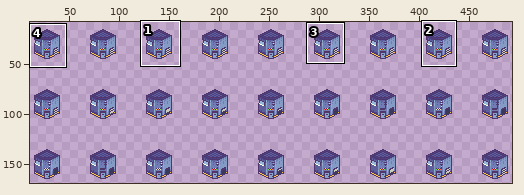
One commit to this sprite sheet: Assets/Textures/Game Pieces/Industrial_1x1_L1.png. The first picture is a wide view before the edit; the outline marks the close-up.
Close-up. As it was:
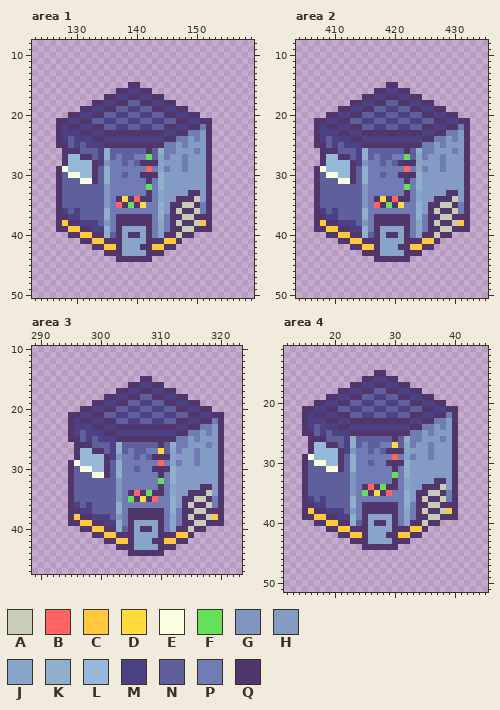
The file is 504x180 pixels. Colours within 5 levels of each other are drawn and written as one. Shown: area 1: x 123..159, y 8..50; area 2: x 404..435, y 8..50; area 3: x 289..323, y 10..47; area 4: x 12..45, y 11..51. The wide view leaves out empty margins. The commit also changed other parts of the picture, which this record leaves out.
Palette (. is transparent): A #c9ccb6  B #ff6363  C #ffc83d  D #ffdb3d  E #fbffe2  F #65e05a  G #8095c0  H #849bc5  J #89a4c9  K #8fafcc  L #96b9d9  M #4c4184  N #5f5f9b  P #717cb4  Q #51366b
Pixels before, area 1, first column x 127:
15 ............QQ............
16 ..........QQMMQQ..........
17 ........QQMMQQMMQQ........
18 ......QQMMQQNNQQMMQQ......
19 ....QQMMQQNNMMNNQQMMQQ....
20 ..QQMMQQNNMMNNMMNNQQMMQQ..
21 QQMMQQNNMMNNMMNNMMNNQQMMQQ
22 QMQQMMQQNNMMNNMMNNQQMMQQPQ
23 QMMMQQMMQQQQQQQQQQMMQQPPHQ
24 QMNMMMQQMMMMMMMMMMQQPPHPHQ
25 QQNMNMMMQQQQQQQQQQPPHPHHHQ
26 .QQQNNNMKNNNNNNQNKPPHHHPHQ
27 .QLLQQNMKNPNNPPFNJPHHPHHHQ
28 .QLLLLQMGPPNPNQQQJHHHPHHHQ
29 QELLLLQNKPPPPPPBPJPHHPHHHQ
30 QNEELLQNKPPNPPQQQKHHHHHHHQ
31 QNNNEEQNKPPPPPPQPKHHHHHHHQ
32 QNNNNNNNGPPPPPPFPKHHHHHHHQ
33 QNNNNNNNGPPPPPPQPJHHHHQQHQ
34 QNNNNNNNGPQDQBQQPJHHQQQAHQ
35 QNNNNNNNGPBQFQDPPKHQQAAQPQ
36 QMNMNNNNKPPPPPPPPKHQAQQAPQ
37 QQMMNNNNKPQQQQQQPKPQQAAQQQ
38 QCQQMMMNGPQQQQQQPJPQAQQACQ
39 QQCCQQMMKPQJJJJQPJPQQAAQQQ
40 ..QQCCQQKNQJQQJQPJQQAQQ...
41 ....QQCCQQQJJJJQQQCCQ.....
42 ......QQCCQJJJQQCCQQ......
43 ........QQQJJJJQQQ........
44 ..........QQQQQQ..........
Pixels before, area 2, first column x 407:
15 ............QQ............
16 ..........QQMMQQ..........
17 ........QQMMQQMMQQ........
18 ......QQMMQQNNQQMMQQ......
19 ....QQMMQQNNMMNNQQMMQQ....
20 ..QQMMQQNNMMNNMMNNQQMMQQ..
21 QQMMQQNNMMNNMMNNMMNNQQMMQQ
22 QMQQMMQQNNMMNNMMNNQQMMQQPQ
23 QMMMQQMMQQQQQQQQQQMMQQPPHQ
24 QMNMMMQQMMMMMMMMMMQQPPHPHQ
25 QQNMNMMMQQQQQQQQQQPPHPHHHQ
26 .QQQNNNMKNNNNNNQNKPPHHHPHQ
27 .QLLQQNMKNPNNPPFNJPHHPHHHQ
28 .QLLLLQMGPPNPNQQQJHHHPHHHQ
29 QELLLLQNKPPPPPPBPJPHHPHHHQ
30 QNEELLQNKPPNPPQQQKHHHHHHHQ
31 QNNNEEQNKPPPPPPQPKHHHHHHHQ
32 QNNNNNNNGPPPPPPFPKHHHHHHHQ
33 QNNNNNNNGPPPPPPQPJHHHHQQHQ
34 QNNNNNNNGPQDQBQQPJHHQQQAHQ
35 QNNNNNNNGPBQFQDPPKHQQAAQPQ
36 QMNMNNNNKPPPPPPPPKHQAQQAPQ
37 QQMMNNNNKPQQQQQQPKPQQAAQQQ
38 QCQQMMMNGPQQQQQQPJPQAQQACQ
39 QQCCQQMMKPQJJJJQPJPQQAAQQQ
40 ..QQCCQQKNQJQQJQPJQQAQQ...
41 ....QQCCQQQJJJJQQQCCQ.....
42 ......QQCCQJJJQQCCQQ......
43 ........QQQJJJJQQQ........
44 ..........QQQQQQ..........
Pixels before, area 3, first column x 295:
15 ............QQ............
16 ..........QQMMQQ..........
17 ........QQMMQQMMQQ........
18 ......QQMMQQNNQQMMQQ......
19 ....QQMMQQNNMMNNQQMMQQ....
20 ..QQMMQQNNMMNNMMNNQQMMQQ..
21 QQMMQQNNMMNNMMNNMMNNQQMMQQ
22 QMQQMMQQNNMMNNMMNNQQMMQQPQ
23 QMMMQQMMQQQQQQQQQQMMQQPPHQ
24 QMNMMMQQMMMMMMMMMMQQPPHPHQ
25 QQNMNMMMQQQQQQQQQQPPHPHHHQ
26 .QQQNNNMKNNNNNNQNKPPHHHPHQ
27 .QLLQQNMKNPNNPPDNJPHHPHHHQ
28 .QLLLLQMGPPNPNQQQJHHHPHHHQ
29 QELLLLQNKPPPPPPBPJPHHPHHHQ
30 QNEELLQNKPPNPPQQQKHHHHHHHQ
31 QNNNEEQNKPPPPPPQPKHHHHHHHQ
32 QNNNNNNNGPPPPPPFPKHHHHHHHQ
33 QNNNNNNNGPPPPPPQPJHHHHQQHQ
34 QNNNNNNNGPQBQFQQPJHHQQQAHQ
35 QNNNNNNNGPFQDQBPPKHQQAAQPQ
36 QMNMNNNNKPPPPPPPPKHQAQQAPQ
37 QQMMNNNNKPQQQQQQPKPQQAAQQQ
38 QCQQMMMNGPQQQQQQPJPQAQQACQ
39 QQCCQQMMKPQJJJJQPJPQQAAQQQ
40 ..QQCCQQKNQJQQJQPJQQAQQ...
41 ....QQCCQQQJJJJQQQCCQ.....
42 ......QQCCQJJJQQCCQQ......
43 ........QQQJJJJQQQ........
44 ..........QQQQQQ..........
Pixels before, area 4, first column x 15:
15 ............QQ............
16 ..........QQMMQQ..........
17 ........QQMMQQMMQQ........
18 ......QQMMQQNNQQMMQQ......
19 ....QQMMQQNNMMNNQQMMQQ....
20 ..QQMMQQNNMMNNMMNNQQMMQQ..
21 QQMMQQNNMMNNMMNNMMNNQQMMQQ
22 QMQQMMQQNNMMNNMMNNQQMMQQPQ
23 QMMMQQMMQQQQQQQQQQMMQQPPHQ
24 QMNMMMQQMMMMMMMMMMQQPPHPHQ
25 QQNMNMMMQQQQQQQQQQPPHPHHHQ
26 .QQQNNNMKNNNNNNQNKPPHHHPHQ
27 .QLLQQNMKNPNNPPDNJPHHPHHHQ
28 .QLLLLQMGPPNPNQQQJHHHPHHHQ
29 QELLLLQNKPPPPPPBPJPHHPHHHQ
30 QNEELLQNKPPNPPQQQKHHHHHHHQ
31 QNNNEEQNKPPPPPPQPKHHHHHHHQ
32 QNNNNNNNGPPPPPPFPKHHHHHHHQ
33 QNNNNNNNGPPPPPPQPJHHHHQQHQ
34 QNNNNNNNGPQBQFQQPJHHQQQAHQ
35 QNNNNNNNGPFQDQBPPKHQQAAQPQ
36 QMNMNNNNKPPPPPPPPKHQAQQAPQ
37 QQMMNNNNKPQQQQQQPKPQQAAQQQ
38 QCQQMMMNGPQQQQQQPJPQAQQACQ
39 QQCCQQMMKPQJJJJQPJPQQAAQQQ
40 ..QQCCQQKNQJQQJQPJQQAQQ...
41 ....QQCCQQQJJJJQQQCCQ.....
42 ......QQCCQJJJQQCCQQ......
43 ........QQQJJJJQQQ........
44 ..........QQQQQQ..........
After:
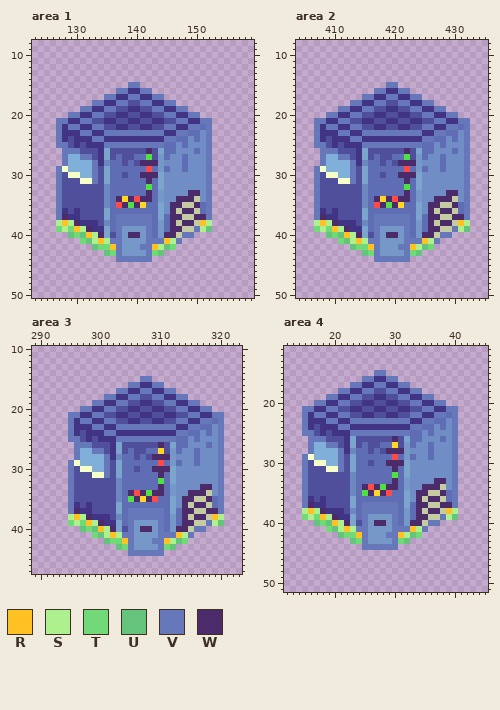
Colours new in this view: R #ffc124  S #adf08d  T #71d978  U #64c47c  V #6677ba  W #4c2b6b
Diff:
colour A: #c9ccb6 -> #c6cca2
colour B: #ff6363 -> #ff4a4a
colour D: #ffdb3d -> #ffd624
colour E: #fbffe2 -> #f7ffc9
colour F: #65e05a -> #50e044
colour G: #8095c0 -> #6d88c0
colour H: #849bc5 -> #708ec5
colour J: #89a4c9 -> #7598c9
colour K: #8fafcc -> #7ba5cc
colour L: #96b9d9 -> #80afd9
colour M: #4c4184 -> #413484
colour N: #5f5f9b -> #4f4f9b
colour P: #717cb4 -> #5f6db4
Changed rows in their new state; - is a pixel that keeps its letter.
Area 1:
first column x 127:
15 ------------VV------------
16 ----------VV--VV----------
17 --------VV--VV--VV--------
18 ------VV--VV--VV--VV------
19 ----VV--VV------VV--VV----
20 --VV--VV----------VV--VV--
21 VV--VV--------------VV--VV
22 V-VV--VV----------VV--VV-V
23 V---VV--VVVVVVVVVV--VV---V
24 V-----VV----------VV-----V
25 VV------VVVVVVVVVV-------V
26 -VVV-----------W---------V
27 -V--VV-------------------V
28 -V----V-------WWW--------V
29 V-----V------------------V
30 V-----V-------WWW--------V
31 V-----V--------W---------V
32 V------------------------V
33 V--------------W------WW-V
34 V---------W-W-WW----WWW--V
35 V----------W-W-----WW--W-V
36 V------------------W-WW--V
37 VW--------VVVVVV---WW--WWV
38 SRSW------VVVVVV---W-WW-RS
39 TSTRSW----V----V---WW--VSU
40 --UTURSW--V-WW-V--WW-VV---
41 ----TUSRSVV----VVVRSV-----
42 ------UTTRV---VVRSUT------
43 --------UTV----VTU--------
44 ----------VVVVVV----------
Area 2:
first column x 407:
15 ------------VV------------
16 ----------VV--VV----------
17 --------VV--VV--VV--------
18 ------VV--VV--VV--VV------
19 ----VV--VV------VV--VV----
20 --VV--VV----------VV--VV--
21 VV--VV--------------VV--VV
22 V-VV--VV----------VV--VV-V
23 V---VV--VVVVVVVVVV--VV---V
24 V-----VV----------VV-----V
25 VV------VVVVVVVVVV-------V
26 -VVV-----------W---------V
27 -V--VV-------------------V
28 -V----V-------WWW--------V
29 V-----V------------------V
30 V-----V-------WWW--------V
31 V-----V--------W---------V
32 V------------------------V
33 V--------------W------WW-V
34 V---------W-W-WW----WWW--V
35 V----------W-W-----WW--W-V
36 V------------------W-WW--V
37 VW--------VVVVVV---WW--WWV
38 SRSW------VVVVVV---W-WW-RS
39 TSTRSW----V----V---WW--VSU
40 --UTURSW--V-WW-V--WW-VV---
41 ----TUSRSVV----VVVRSV-----
42 ------UTTRV---VVRSUT------
43 --------UTV----VTU--------
44 ----------VVVVVV----------
Area 3:
first column x 295:
15 ------------VV------------
16 ----------VV--VV----------
17 --------VV--VV--VV--------
18 ------VV--VV--VV--VV------
19 ----VV--VV------VV--VV----
20 --VV--VV----------VV--VV--
21 VV--VV--------------VV--VV
22 V-VV--VV----------VV--VV-V
23 V---VV--VVVVVVVVVV--VV---V
24 V-----VV----------VV-----V
25 VV------VVVVVVVVVV-------V
26 -VVV-----------W---------V
27 -V--VV-------------------V
28 -V----V-------WWW--------V
29 V-----V------------------V
30 V-----V-------WWW--------V
31 V-----V--------W---------V
32 V------------------------V
33 V--------------W------WW-V
34 V---------W-W-WW----WWW--V
35 V----------W-W-----WW--W-V
36 V------------------W-WW--V
37 VW--------VVVVVV---WW--WWV
38 SRSW------VVVVVV---W-WW-RS
39 TSTRSW----V----V---WW--VSU
40 --UTURSW--V-WW-V--WW-VV---
41 ----TUSRSVV----VVVRSV-----
42 ------UTTRV---VVRSUT------
43 --------UTV----VTU--------
44 ----------VVVVVV----------
Area 4:
first column x 15:
15 ------------VV------------
16 ----------VV--VV----------
17 --------VV--VV--VV--------
18 ------VV--VV--VV--VV------
19 ----VV--VV------VV--VV----
20 --VV--VV----------VV--VV--
21 VV--VV--------------VV--VV
22 V-VV--VV----------VV--VV-V
23 V---VV--VVVVVVVVVV--VV---V
24 V-----VV----------VV-----V
25 VV------VVVVVVVVVV-------V
26 -VVV-----------W---------V
27 -V--VV-------------------V
28 -V----V-------WWW--------V
29 V-----V------------------V
30 V-----V-------WWW--------V
31 V-----V--------W---------V
32 V------------------------V
33 V--------------W------WW-V
34 V---------W-W-WW----WWW--V
35 V----------W-W-----WW--W-V
36 V------------------W-WW--V
37 VW--------VVVVVV---WW--WWV
38 SRSW------VVVVVV---W-WW-RS
39 TSTRSW----V----V---WW--VSU
40 --UTURSW--V-WW-V--WW-VV---
41 ----TUSRSVV----VVVRSV-----
42 ------UTTRV---VVRSUT------
43 --------UTV----VTU--------
44 ----------VVVVVV----------
Boxes around the changes in both close-ups, in picture pixels (x1, y1, x2, y2):
changed: (56, 82, 212, 262)
changed: (314, 82, 470, 262)
changed: (68, 376, 224, 556)
changed: (302, 370, 458, 550)
